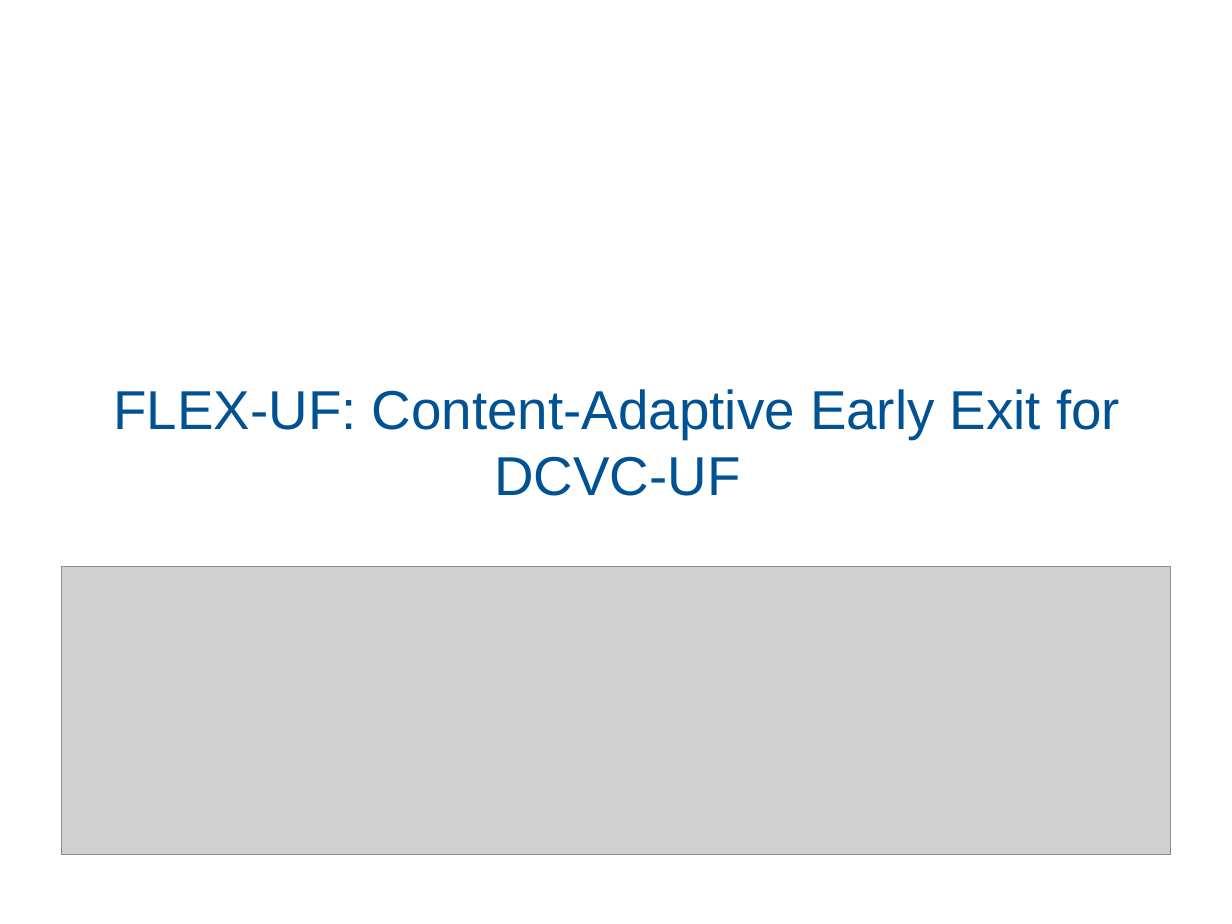
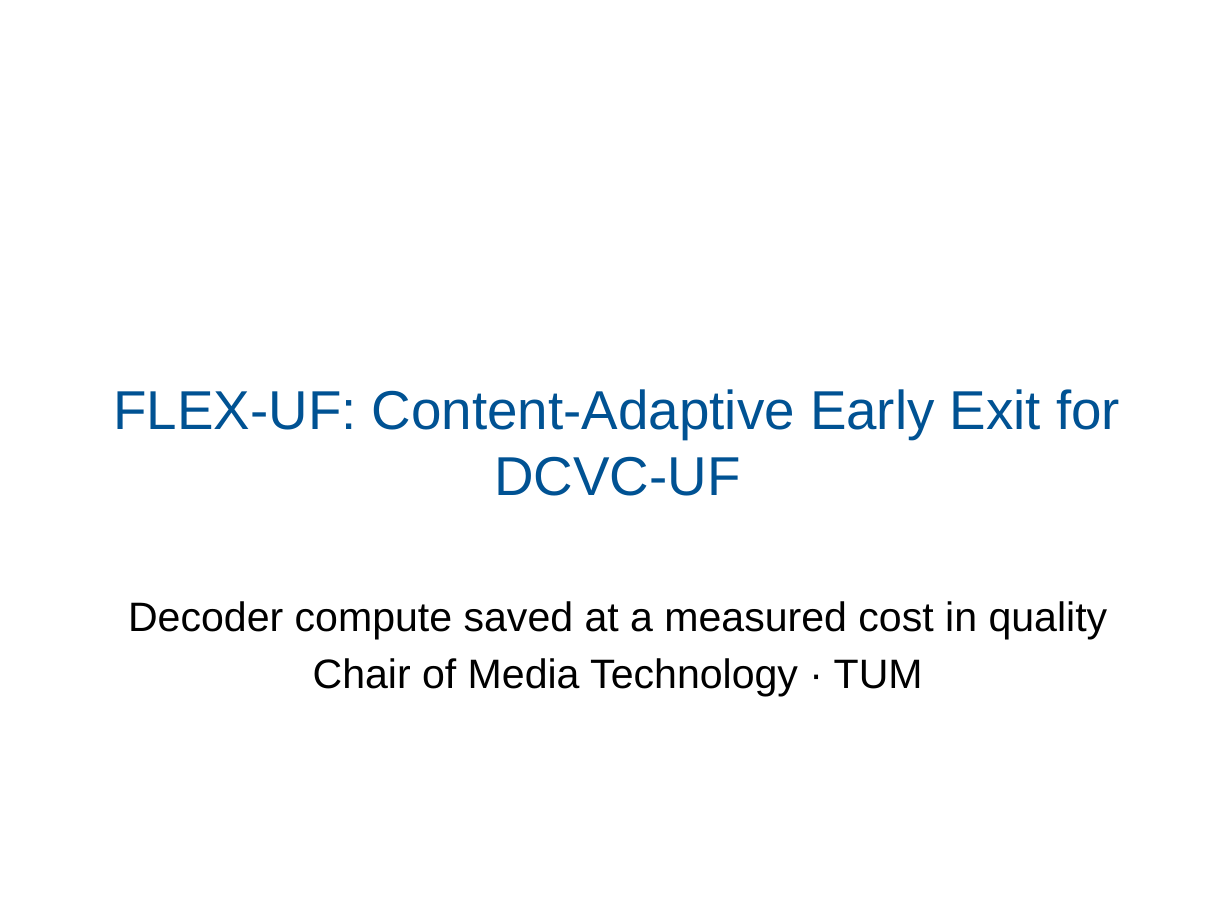
Before and after one commit to canerim/FLEX-FLOP, a slide deck: slide 1 of paper/FLEX-UF_LMT.pptx. Drawn at 1232x924 pixels with LibreOffice and Linux fonts; fonts in the diff are those of the drawing; grey boxes stand for pictures; background and template pictures are left out. Boxes give left, top, right and bottom in pixels: in the first picture for what was removed or moved away, otherwise in the second. Text is boxed around its words. In the diff, an @@ line names an element or a change of style, - is before the commit and + after.

```diff
--- a/paper/FLEX-UF_LMT.pptx
+++ b/paper/FLEX-UF_LMT.pptx
@@ picture removed at (x1=62, y1=567, x2=1170, y2=854) @@
@@ subtitle added at (x1=128, y1=601, x2=1108, y2=697), 24 pt, text #000000 @@
+Decoder compute saved at a measured cost in quality
+Chair of Media Technology · TUM
```
Also in this commit, not shown: 3 other slides changed, 8 slides added, 8 slides removed, 10 other files.
